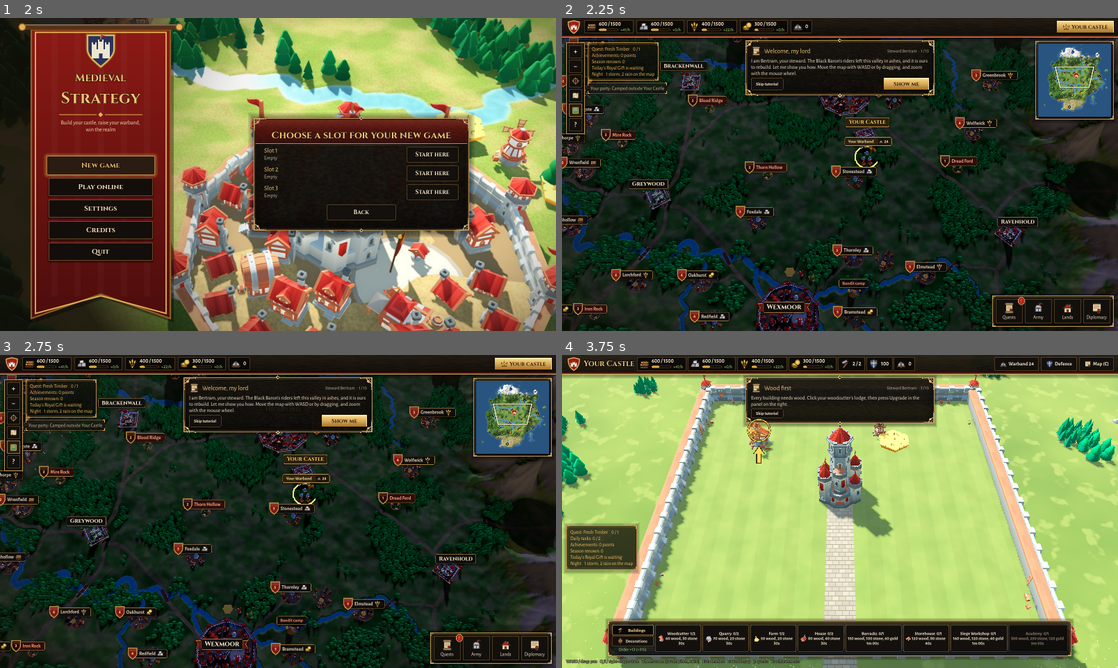
Above: before the commit, frames 1-4 (two rows, left to right).
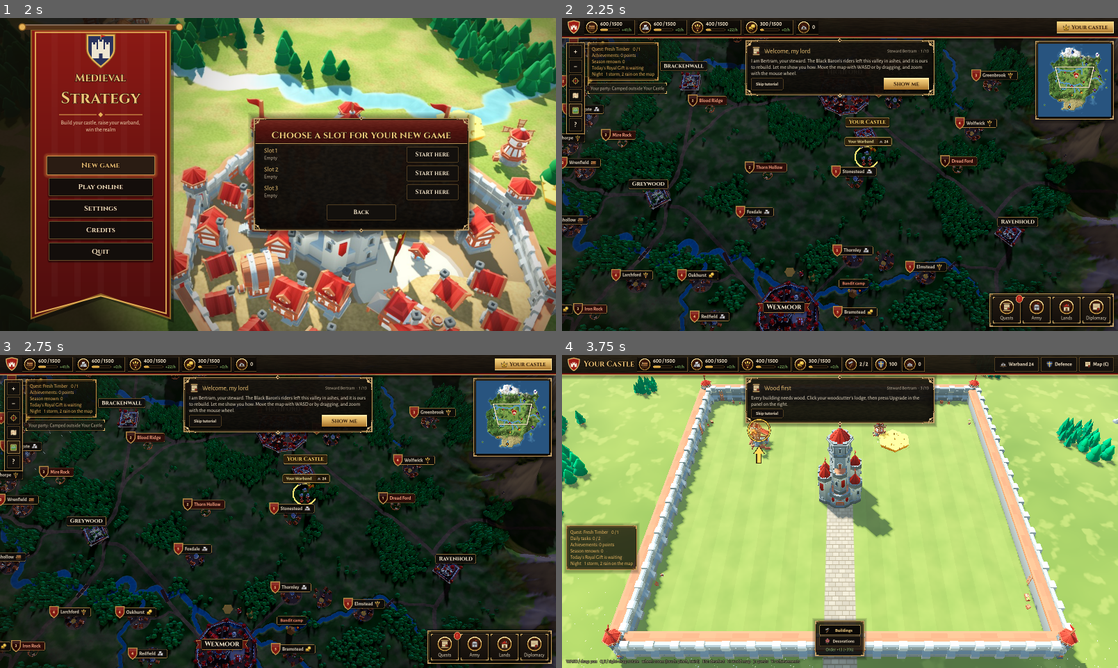
Above: after the commit, the same moments.

Repository: xMrSinnerM/MedievalStrategyGame
Game: Godot game, scene res://scenes/main.tscn
The game is run twice, just before and just after one commit, with the same random seed, the same clock (stepped at 60 frames per second) and the same inputs.
Inputs:
- Up to frame 1 (2 s): click "New game" at 0.5 s; click "New game" at 1.25 s
- Up to frame 2 (2.25 s): click "Start here" at 2 s
- Up to frame 3 (2.75 s): no input
- Up to frame 4 (3.75 s): click "Show me" at 2.75 s; click "Your castle" at 3.5 s

Frame 1 is identical in both runs. In frame 2, 2.6% of the frame differs, in the area x 0-100%, y 0-99%; in frame 3, 2.6%; in frame 4, 12%, in the area x 0-100%, y 0-98%.
Error after the commit: Invalid assignment of property or key 'horizontal_alignment' with value of type 'int' on a base object of type 'RichTextLabel (IconLabel)'. (res://scripts/ui/c…

Commit message:
HUD: gold medallions, dock plaques, castle build cards
Resource and stat icons sit in gold medallions on dark plates; the map's
dock buttons are shaded plaques with medallion icons that turn crimson
under the mouse. The castle's build cards show the building's picture on
top, its name, its cost as resource pictures and its time.

Co-Authored-By: Claude Opus 5.5 <noreply@anthropic.com>
Claude-Session: https://claude.ai/code/session_01UM9oGx3n5UZPDsa6gQyirP

Diff:
--- a/scripts/ui/castle_hud.gd
+++ b/scripts/ui/castle_hud.gd
@@ -415,9 +415,11 @@
 	for type: String in _build_buttons:
 		var b: Button = _build_buttons[type]
 		var reason := castle.check_build(type)
-		b.text = "%s  %d/%d\n%s\n%s" % [rules.display_name(type), castle.count(type), rules.max_count(type, castle.keep_level()),
-			_cost_text(rules.cost(type, 1)), view.format_time(rules.build_time(type, 1))]
+		b.get_meta("name").text = "%s  %d/%d" % [rules.display_name(type), castle.count(type), rules.max_count(type, castle.keep_level())]
+		b.get_meta("cost").show_text(_cost_text(rules.cost(type, 1)))
+		b.get_meta("time").text = view.format_time(rules.build_time(type, 1))
 		b.disabled = reason != ""
+		b.get_meta("face").modulate.a = 0.5 if b.disabled else 1.0
 		b.tooltip_text = reason if reason != "" else rules.types[type].get("description", "")
 
 	_refresh_queue(castle)
@@ -645,11 +647,41 @@
 	## A dark card with the building's picture beside its name and cost.
 	# Narrow enough for all eight buildings at 1280 wide.
 	var b := _button("")
-	b.custom_minimum_size = Vector2(132, 74)
-	b.icon = _picture(type)
-	b.expand_icon = true
-	b.add_theme_constant_override("icon_max_width", 42)
-	b.add_theme_constant_override("h_separation", 2)
+	b.custom_minimum_size = Vector2(132, 104)
+	# The face: the building's picture on top, then its name, its cost in
+	# resource pictures and how long it takes.
+	var face := VBoxContainer.new()
+	face.set_anchors_and_offsets_preset(Control.PRESET_FULL_RECT)
+	face.offset_top = 4
+	face.offset_bottom = -4
+	face.add_theme_constant_override("separation", 0)
+	face.alignment = BoxContainer.ALIGNMENT_CENTER
+	face.mouse_filter = Control.MOUSE_FILTER_IGNORE
+	b.add_child(face)
+	var picture := TextureRect.new()
+	picture.texture = _picture(type)
+	picture.custom_minimum_size = Vector2(0, 46)
+	picture.expand_mode = TextureRect.EXPAND_IGNORE_SIZE
+	picture.stretch_mode = TextureRect.STRETCH_KEEP_ASPECT_CENTERED
+	picture.mouse_filter = Control.MOUSE_FILTER_IGNORE
+	face.add_child(picture)
+	var name_label := _label("", 13, GameTheme.GOLD)
+	name_label.add_theme_font_override("font", GameTheme.BOLD_FONT)
+	name_label.horizontal_alignment = HORIZONTAL_ALIGNMENT_CENTER
+	name_label.mouse_filter = Control.MOUSE_FILTER_IGNORE
+	face.add_child(name_label)
+	var cost := IconLabel.make("", 12, GameTheme.TEXT)
+	cost.horizontal_alignment = HORIZONTAL_ALIGNMENT_CENTER
+	cost.mouse_filter = Control.MOUSE_FILTER_IGNORE
+	face.add_child(cost)
+	var time := _label("", 11, Color(0.75, 0.7, 0.6))
+	time.horizontal_alignment = HORIZONTAL_ALIGNMENT_CENTER
+	time.mouse_filter = Control.MOUSE_FILTER_IGNORE
+	face.add_child(time)
+	b.set_meta("face", face)
+	b.set_meta("name", name_label)
+	b.set_meta("cost", cost)
+	b.set_meta("time", time)
 	b.add_theme_font_size_override("font_size", 13)
 	b.add_theme_stylebox_override("normal", GameTheme.card_box(GameTheme.DARK, GameTheme.RIM_DIM))
 	b.add_theme_stylebox_override("hover", GameTheme.card_box(GameTheme.DARK_LIGHT, GameTheme.RIM_BRIGHT))
--- a/scripts/ui/hud.gd
+++ b/scripts/ui/hud.gd
@@ -413,10 +413,15 @@
 	## A square dock button: a big icon with its name under it, and a red
 	## badge in the corner when something waits there.
 	var b := Button.new()
-	b.custom_minimum_size = Vector2(78, 70)
+	b.custom_minimum_size = Vector2(80, 76)
 	b.tooltip_text = tip
 	b.focus_mode = Control.FOCUS_NONE
-	b.add_theme_stylebox_override("normal", GameTheme.button_box(Color(0.075, 0.063, 0.05, 0.95), GameTheme.RIM_DIM))
+	for state: Array in [["normal", Color(0.1, 0.075, 0.055, 0.96), GameTheme.RIM_DIM], ["hover", Color(0.2, 0.08, 0.05, 0.96), GameTheme.RIM_BRIGHT],
+			["pressed", Color(0.3, 0.08, 0.05, 0.96), GameTheme.RIM_BRIGHT], ["hover_pressed", Color(0.3, 0.08, 0.05, 0.96), GameTheme.RIM_BRIGHT]]:
+		var plate := CardBox.new()
+		plate.bg_color = state[1]
+		plate.border_color = state[2]
+		b.add_theme_stylebox_override(state[0], plate)
 	b.pressed.connect(action)
 	var box := VBoxContainer.new()
 	box.set_anchors_and_offsets_preset(Control.PRESET_FULL_RECT)
@@ -424,7 +429,7 @@
 	box.add_theme_constant_override("separation", 2)
 	box.mouse_filter = Control.MOUSE_FILTER_IGNORE
 	b.add_child(box)
-	var picture := Icons.rect(icon, 34)
+	var picture := Medallion.make(icon, 44)
 	picture.size_flags_horizontal = Control.SIZE_SHRINK_CENTER
 	picture.mouse_filter = Control.MOUSE_FILTER_IGNORE
 	box.add_child(picture)
--- /dev/null
+++ b/scripts/ui/medallion.gd
@@ -0,0 +1,33 @@
+class_name Medallion
+extends Control
+## An icon set in a round gold medallion: a dark enamel disc inside a
+## polished gold ring, for the resource bar and the map's dock.
+
+var texture: Texture2D
+var ring := Color(0.86, 0.66, 0.3)
+
+
+static func make(icon: String, size := 40) -> Medallion:
+	var m := Medallion.new()
+	m.texture = Icons.get_icon(icon, int(size * 0.7))
+	m.custom_minimum_size = Vector2(size, size)
+	m.mouse_filter = Control.MOUSE_FILTER_IGNORE
+	return m
+
+
+func _draw() -> void:
+	var c := size * 0.5
+	var r := minf(size.x, size.y) * 0.5 - 1.0
+	draw_circle(c + Vector2(0, 1.5), r, Color(0, 0, 0, 0.45))
+	# The ring: darker below, brighter above, with a fine dark edge.
+	draw_circle(c, r, ring.darkened(0.45))
+	draw_circle(c - Vector2(0, 0.8), r - 0.8, ring)
+	draw_arc(c, r - 1.5, PI * 1.1, PI * 1.9, 16, Color(1, 0.95, 0.75, 0.75), 1.2, true)
+	# The enamel: deep crimson-brown, lit from the top.
+	var inner := r * 0.8
+	draw_circle(c, inner, Color(0.14, 0.05, 0.03))
+	draw_circle(c - Vector2(0, inner * 0.18), inner * 0.78, Color(0.24, 0.09, 0.05))
+	draw_arc(c, inner, 0.0, TAU, 32, Color(0.25, 0.15, 0.05), 1.0, true)
+	if texture != null:
+		var t := texture.get_size()
+		draw_texture(texture, c - t * 0.5)
--- a/scripts/ui/resource_bar.gd
+++ b/scripts/ui/resource_bar.gd
@@ -85,12 +85,11 @@
 
 func _chip(icon: String) -> PanelContainer:
 	var chip := PanelContainer.new()
-	var box := StyleBoxFlat.new()
-	box.bg_color = Color(0.03, 0.025, 0.02, 0.8)
-	box.border_color = Color(GameTheme.RIM, 0.55)
-	box.set_border_width_all(1)
-	box.set_corner_radius_all(3)
-	box.content_margin_left = 6
+	var box := CardBox.new()
+	box.bg_color = Color(0.02, 0.016, 0.012, 0.7)
+	box.border_color = Color(GameTheme.RIM, 0.5)
+	box.ticks = false
+	box.content_margin_left = 4
 	box.content_margin_right = 10
 	box.content_margin_top = 3
 	box.content_margin_bottom = 3
@@ -100,7 +99,7 @@
 	row.add_theme_constant_override("separation", 6)
 	row.mouse_filter = Control.MOUSE_FILTER_IGNORE
 	chip.add_child(row)
-	var pic := Icons.rect(icon, 30)
+	var pic := Medallion.make(icon, 36)
 	pic.size_flags_vertical = Control.SIZE_SHRINK_CENTER
 	row.add_child(pic)
 	add_child(chip)
Not shown, added: scripts/ui/medallion.gd.uid
